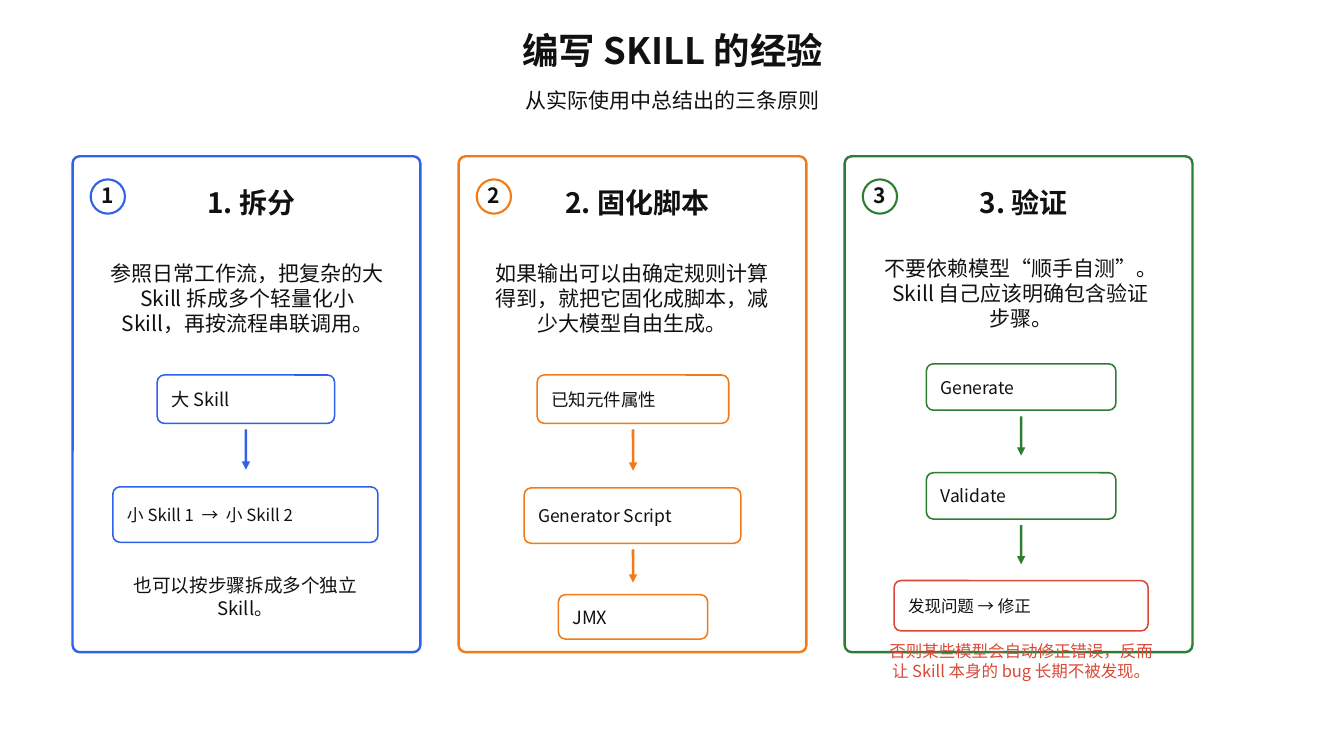
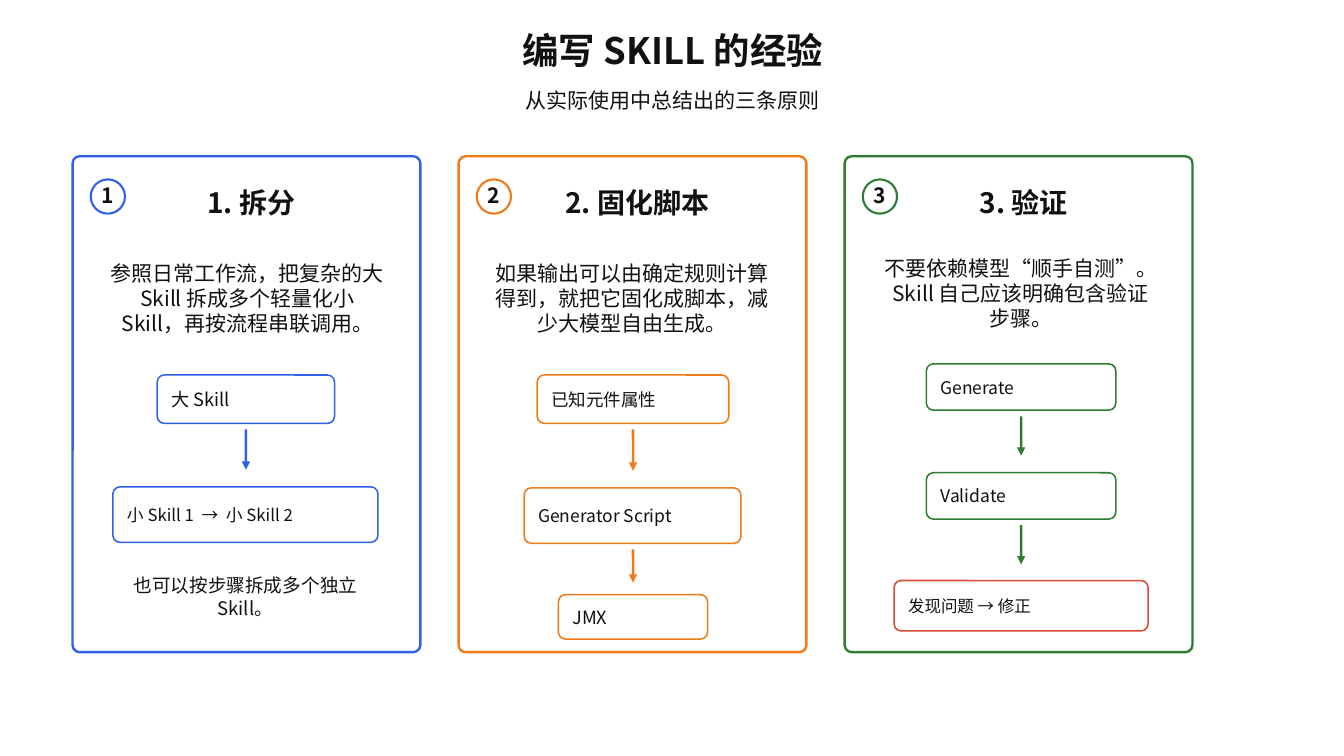
Before and after one commit to yaoxue0911/Performance, a slide deck: slide 8 of AI Jmeter SKILL 培训/jmeter-loader-skills_按要求更新版.pptx (slide 10 before the commit). Drawn at 1344x756 pixels with LibreOffice and Linux fonts; fonts in the diff are those of the drawing. Boxes give left, top, right and bottom in pixels: in the first picture for what was removed or moved away, otherwise in the second. Text is boxed around its words. In the diff, an @@ line names an element or a change of style, - is before the commit and + after.

```diff
--- a/AI Jmeter SKILL 培训/jmeter-loader-skills_按要求更新版.pptx
+++ b/AI Jmeter SKILL 培训/jmeter-loader-skills_按要求更新版.pptx
@@ text removed at bbox=[889, 643, 1152, 681] @@
-否则某些模型会自动修正错误，反而让 Skill 本身的 bug 长期不被发现。
```
Also in this commit, not shown: 3 other slides changed, 2 slides removed, 2 other files.
